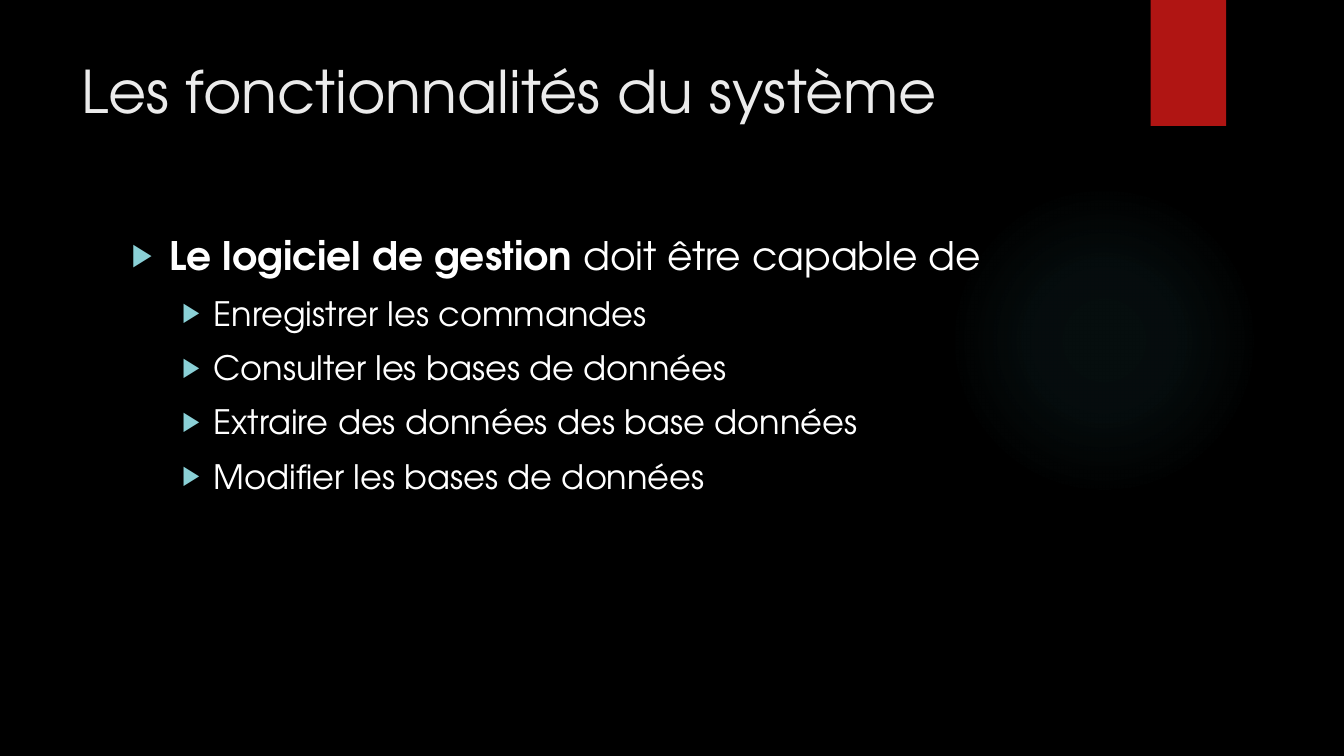
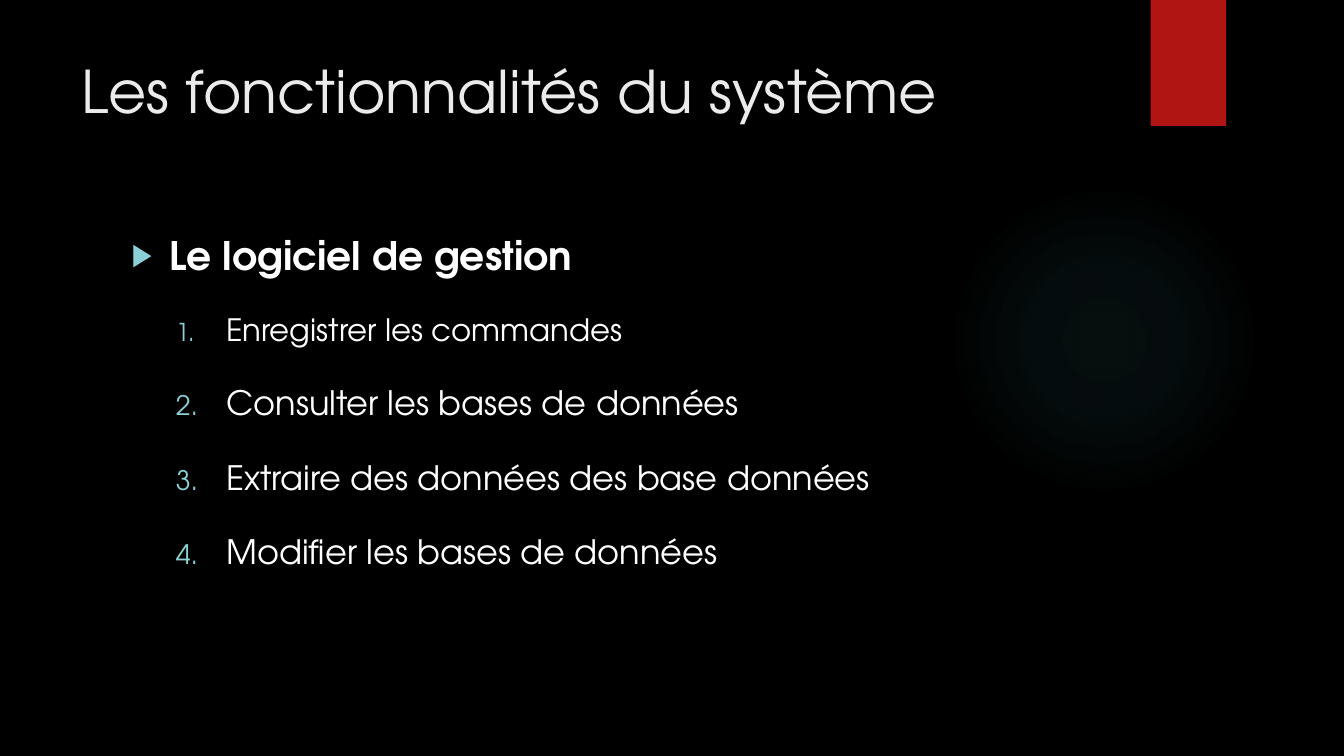
Before and after one commit to delattr/oc-pizza, a slide deck: slide 11 of OC PIZZA presentation.pptx (slide 9 before the commit). Drawn at 1344x756 pixels with LibreOffice and Linux fonts; fonts in the diff are those of the drawing; background and template pictures are left out. Boxes give left, top, right and bottom in pixels: in the first picture for what was removed or moved away, otherwise in the second. Text is boxed around its words. In the diff, an @@ line names an element or a change of style, - is before the commit and + after.

```diff
--- a/OC PIZZA presentation.pptx
+++ b/OC PIZZA presentation.pptx
@@ text at (170, 240, 572, 279): text changed @@
-▶ Le logiciel de gestion doit être capable de
+▶ Le logiciel de gestion
@@ text at (226, 318, 870, 565): size 24 to 22 pt in "Enregistrer les commandes"; bullet ▶ to 1.; line spacing 1 to 1.5 @@
```
Also in this commit, not shown: 9 other slides changed, 3 slides added.
